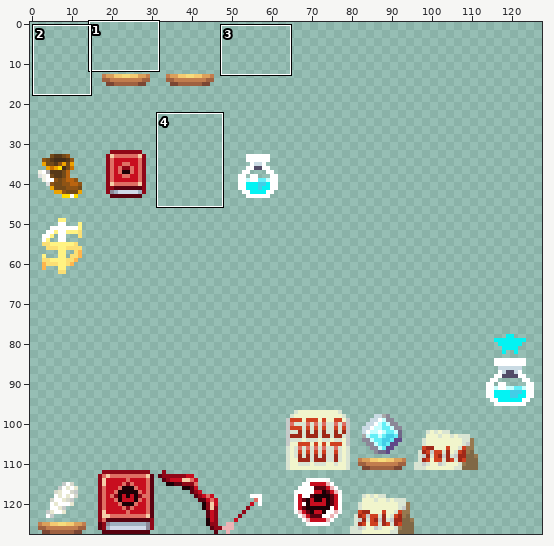
One commit to this sprite sheet: Leore/Content/shopItems.png. Above: a wide view before the commit, with the close-up outlined.
Close-up. Before:
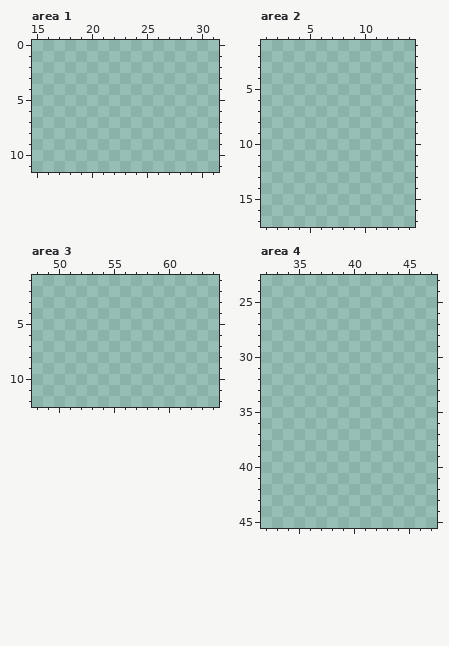
The file is 128x64 pixels. Colours within 5 levels of each other are drawn and written as one. Shown: area 1: x 15..31, y 0..11; area 2: x 1..14, y 1..17; area 3: x 48..64, y 1..12; area 4: x 32..47, y 23..45. The old version is drawn lined up with the new one. The commit also changed other parts of the picture, which this record leaves out.
Now the later version:
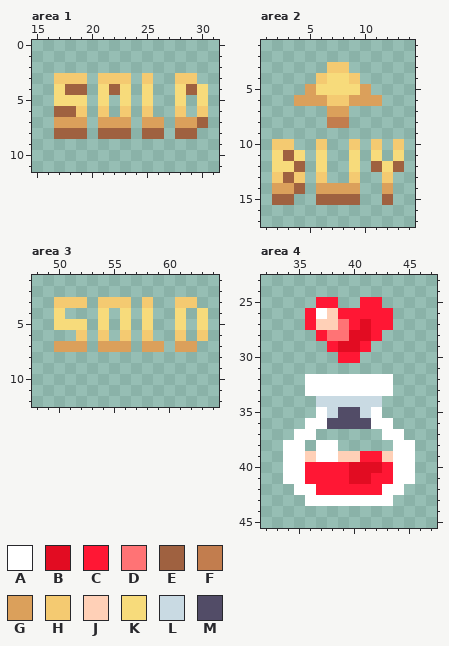
Palette (. is transparent): A #ffffff  B #e20c22  C #ff1734  D #ff7375  E #9f6140  F #c27d4e  G #dba05b  H #f4ca71  J #ffd0b7  K #f7db7b  L #c9dae3  M #524c67
Edits made:
canvas 128x64 -> 128x128; drawings rearranged on the sheet (the old picture shows each at its new place; 10 dropped ones are not shown)
Changed rows in their new state; - is an unchanged pixel.
Area 1:
first column x 17:
 3 HHH-HHH-H--HH-
 4 KEE-KEK-K--KEK
 5 KKK-K-K-K--K-K
 6 EEH-H-H-H--H-H
 7 GGG-GGG-GG-GGE
 8 EEE-EEE-EE-EE-
Area 2:
first column x 2:
 3 -----HH-----
 4 ----HKKH----
 5 ---GKKKKG---
 6 --GGGHHGGG--
 7 -----GG-----
 8 -----FF-----
10 HH--H--H-H-H
11 KEK-K--K-K-K
12 KKE-K--K-EKE
13 HEH-H--H--H-
14 GGE-GGGG--G-
15 EE--EEEE--E-
Area 3:
first column x 50:
 3 HHH-HHH-H--HH-
 4 K---K-K-K--K-K
 5 KKK-K-K-K--K-K
 6 --H-H-H-H--H-H
 7 GGG-GGG-GG-GG-
Area 4:
first column x 34:
25 ---CC--CC---
26 --CAJCCCCC--
27 --CJJDCBCC--
28 ---CDDBBC---
29 ----CBBC----
30 -----CC-----
32 --AAAAAAAA--
33 --AAAAAAAA--
34 ---LLLLLL---
35 ---ALMMLA---
36 --AAMMMMAA--
37 -AA------AA-
38 AA-AA-----AA
39 AAJAAJJCCJAA
40 AACCCCBBBCAA
41 AACCCCBBCCAA
42 -AACCCCCCAA-
43 --AAAAAAAA--
Where, in picture pixels (left, top, right, bottom), the same in both close-ups:
added: (54, 73, 208, 139)
added: (272, 62, 404, 205)
added: (54, 297, 208, 352)
added: (283, 297, 415, 506)
